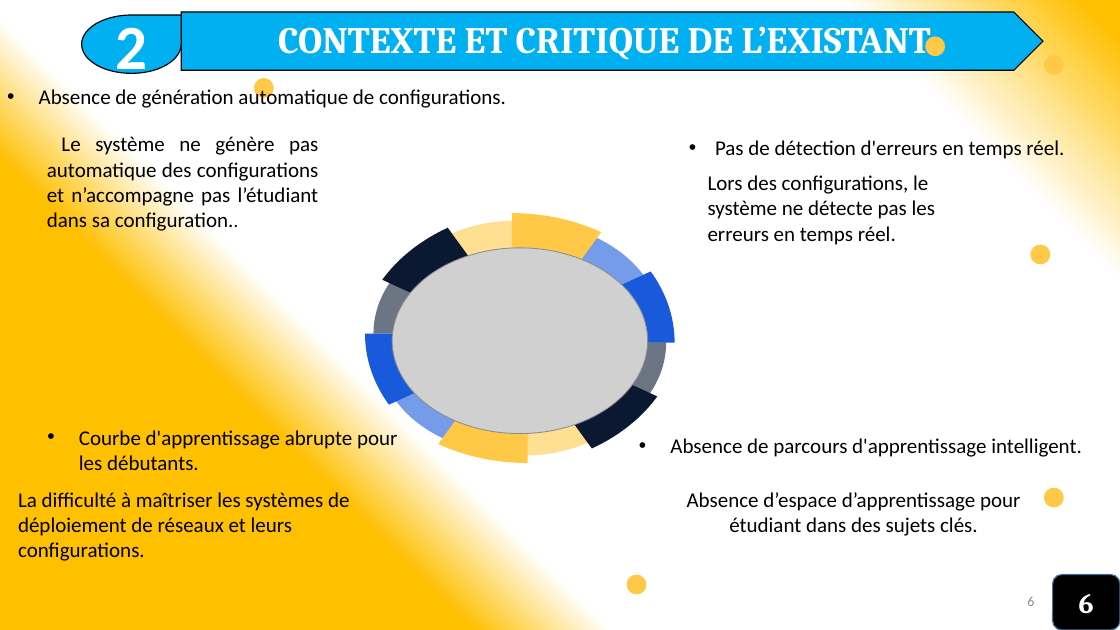
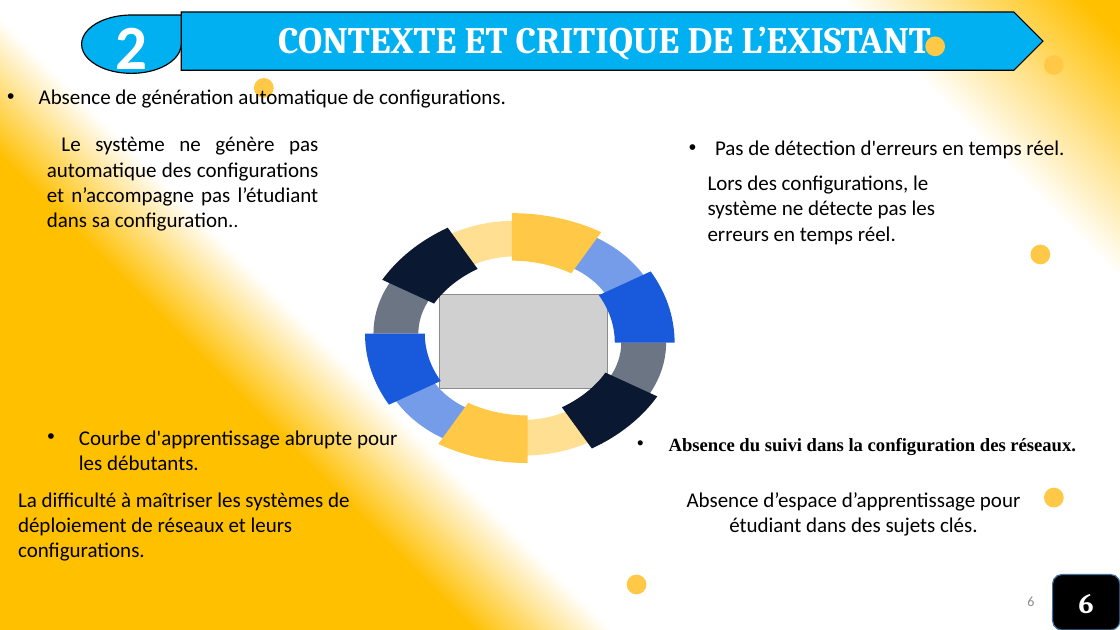
Before and after one commit to miguelnkono/documents, a slide deck: slide 6 of NetBotPW.pptx. Drawn at 1120x630 pixels with LibreOffice and Linux fonts; fonts in the diff are those of the drawing; grey boxes stand for pictures. Boxes give left, top, right and bottom in pixels: in the first picture for what was removed or moved away, otherwise in the second. Text is boxed around its words. In the diff, an @@ line names an element or a change of style, - is before the commit and + after.

```diff
--- a/NetBotPW.pptx
+++ b/NetBotPW.pptx
@@ picture removed at [392, 248, 648, 434] @@
@@ picture added at [440, 294, 607, 388] @@
@@ text at [669, 438, 1076, 455]: text changed; size 18 to 16 pt; font Calibri to Times New Roman; bold on @@
-• Absence de parcours d'apprentissage intelligent.
+• Absence du suivi dans la configuration des réseaux.
```
Also in this commit, not shown: 16 other slides changed, 1 slide added, 1 slide removed, 18 other files.
